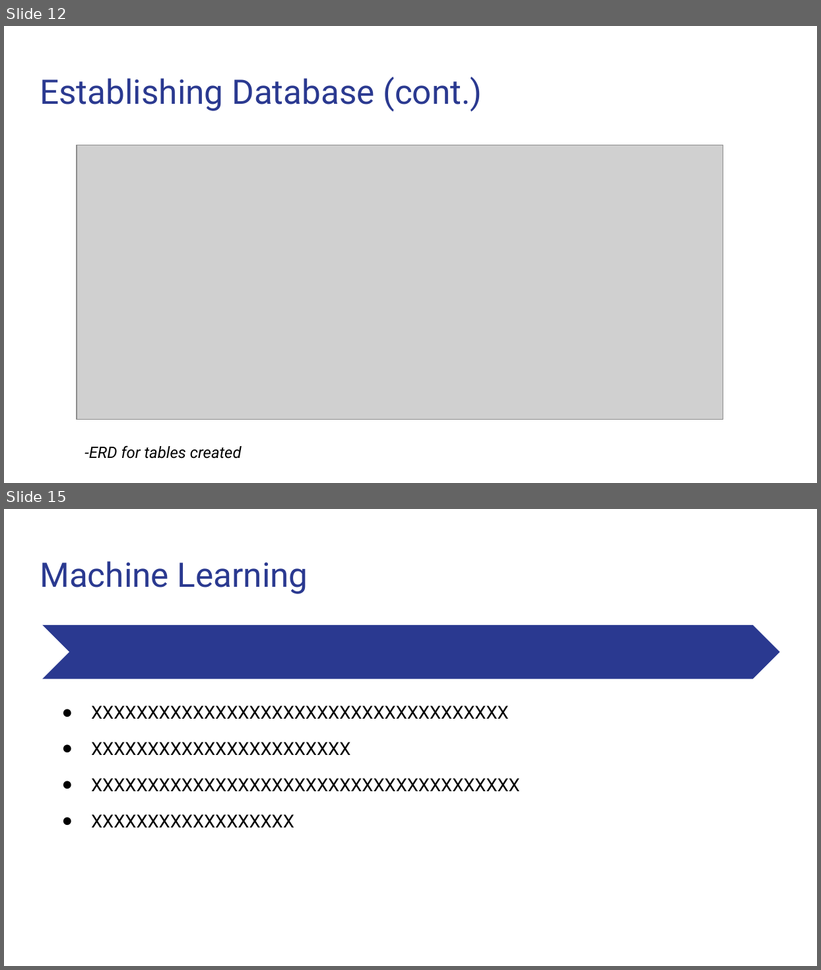
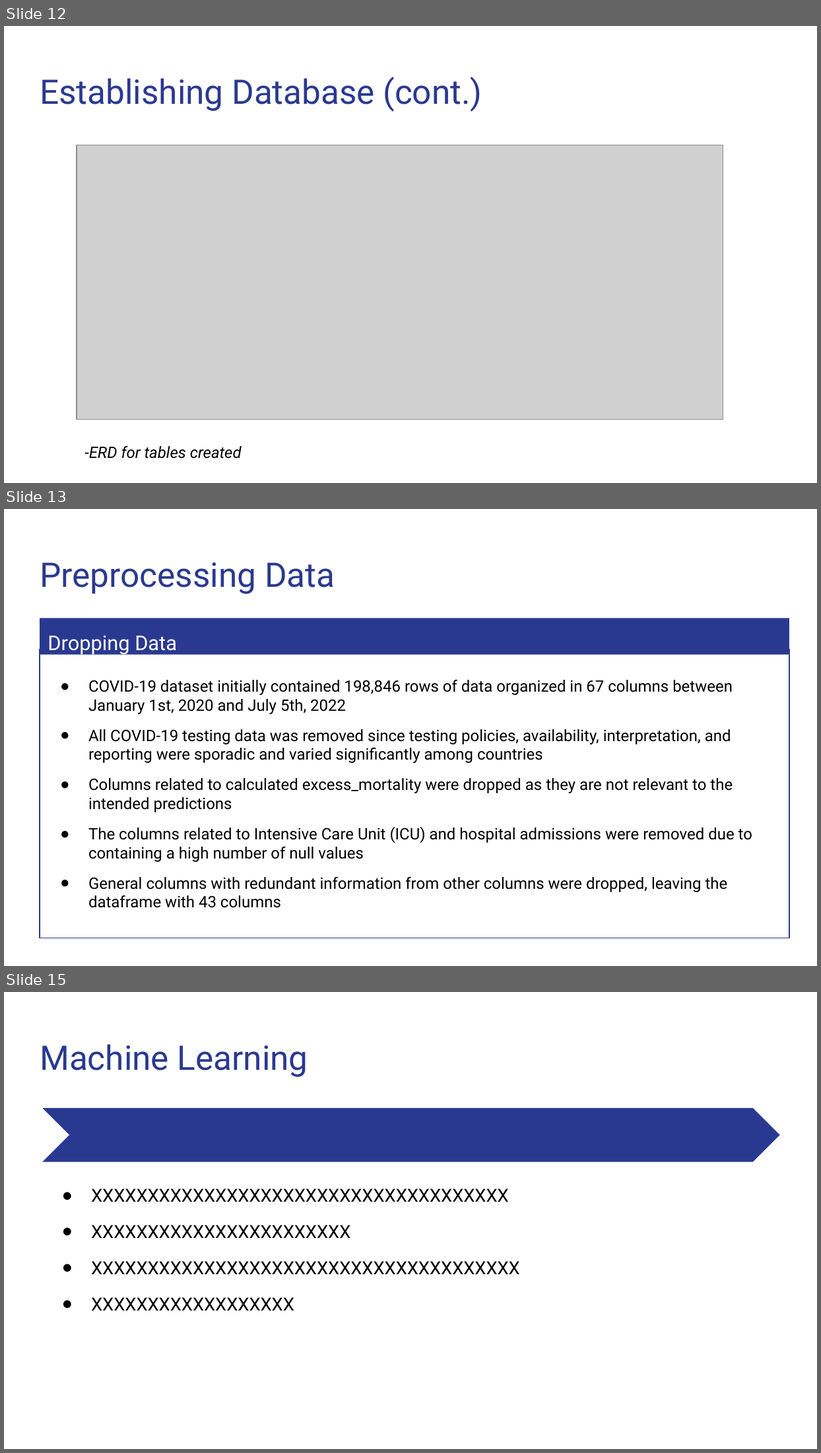
Before and after one commit to Magzzie/COVID-19_Analysis, a slide deck: COVID-19 Analysis.pptx. Shown one above the other, each under a label of ours: slides 12 and 15 before the commit, slides 12, 13 and 15 after it; the slides between them are not shown. The pictures are 821x970 and 821x1453 pixels, drawn with LibreOffice and Linux fonts; fonts in the diff are those of the drawing; grey boxes stand for pictures. Boxes give left, top, right and bottom in pixels: in the first picture for what was removed or moved away, otherwise in the second. Text is boxed around its words. In the diff, an @@ line names an element or a change of style, - is before the commit and + after.

Commit message:
updating presentation

```diff
--- a/COVID-19 Analysis.pptx
+++ b/COVID-19 Analysis.pptx
@@ slide 13 added at [4, 509, 817, 966], background #FFFFFF @@
@@ title added at [40, 562, 335, 594], 30 pt, text #2A3990 @@
+Preprocessing Data
@@ rectangle added at [40, 618, 789, 655], fill #2A3990 @@
@@ text added at [48, 636, 177, 656], 18 pt, text #FFFFFF @@
+Dropping Data
@@ rectangle added at [40, 650, 789, 938], outline #2A3990 0.75 pt, 14 pt, text #000000 @@
+● COVID-19 dataset initially contained 198,846 rows of data organized in 67 columns between January 1st, 2020 and July 5th, 2022
+● All COVID-19 testing data was removed since testing policies, availability, interpretation, and reporting were sporadic and varied significantly among countries
+● Columns related to calculated excess_mortality were dropped as they are not relevant to the intended predictions
+● The columns related to Intensive Care Unit (ICU) and hospital admissions were removed due to containing a high number of null values
+● General columns with redundant information from other columns were dropped, leaving the dataframe with 43 columns
```
Also in this commit, not shown: 1 slide changed, 1 slide removed.
